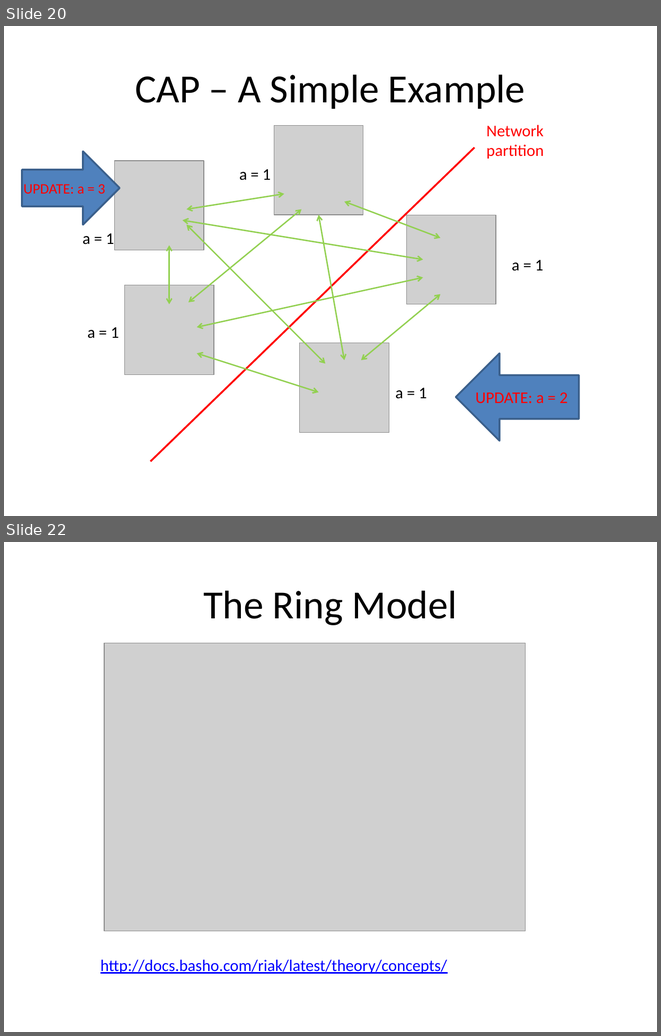
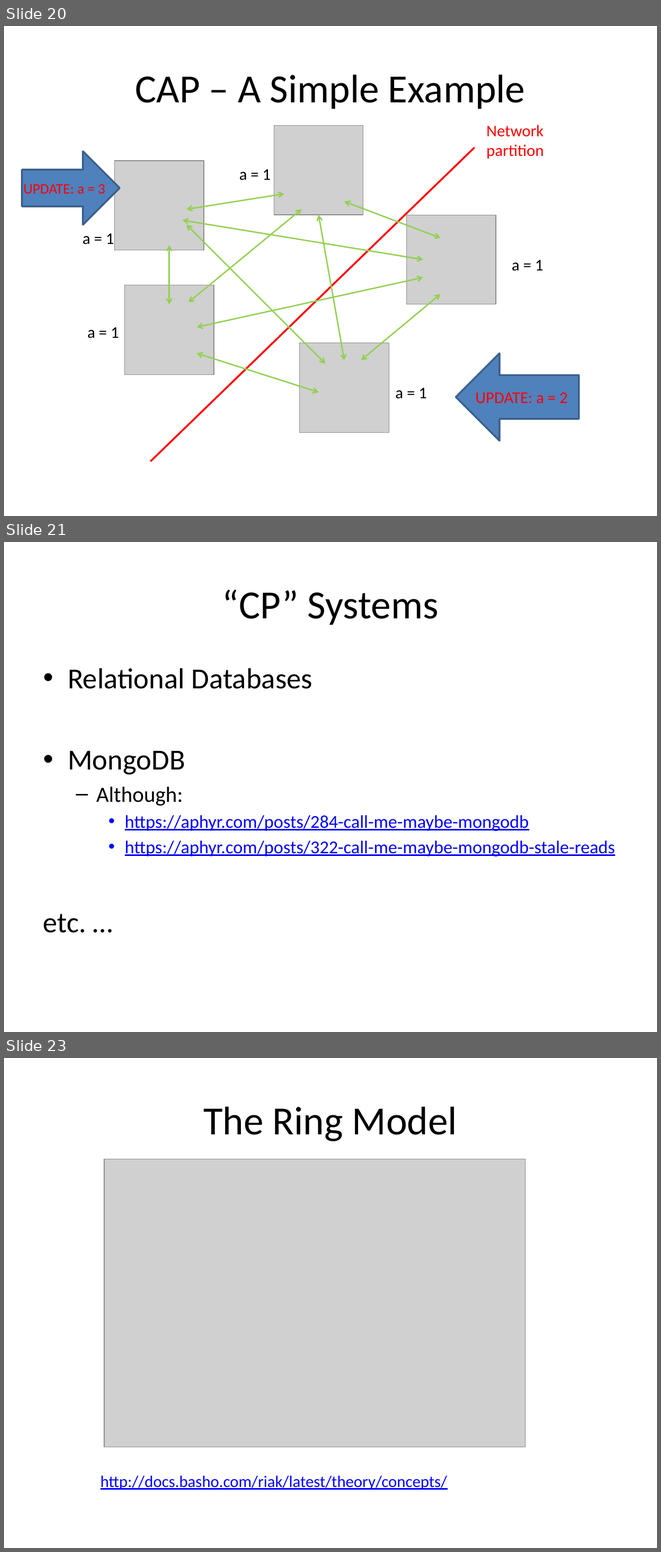
Before and after one commit to alexdgarland/database-demos, a slide deck: Slides/Not Only SQL - Picking A Database for DotNET.pptx. Shown one above the other, each under a label of ours: slides 20 and 22 before the commit, slides 20, 21 and 23 after it; the slides between them are not shown. The pictures are 661x1036 and 661x1552 pixels, drawn with LibreOffice and Linux fonts; fonts in the diff are those of the drawing; grey boxes stand for pictures. Boxes give left, top, right and bottom in pixels: in the first picture for what was removed or moved away, otherwise in the second. Text is boxed around its words. In the diff, an @@ line names an element or a change of style, - is before the commit and + after.

```diff
--- a/Slides/Not Only SQL - Picking A Database for DotNET.pptx
+++ b/Slides/Not Only SQL - Picking A Database for DotNET.pptx
@@ slide 21 added at box(4, 542, 657, 1032), background #FFFFFF @@
@@ title added at box(222, 590, 439, 625), 44 pt, text #000000 @@
+“CP” Systems
@@ text added at box(43, 668, 615, 933), 20 pt, text #0000FF, underline @@
+• Relational Databases
+• MongoDB
+  – Although:
+    • https://aphyr.com/posts/284-call-me-maybe-mongodb
+    • https://aphyr.com/posts/322-call-me-maybe-mongodb-stale-reads
+etc. …
@@ what was slide 22 is now slide 23 @@
```
Also in this commit, not shown: 3 slides changed.
